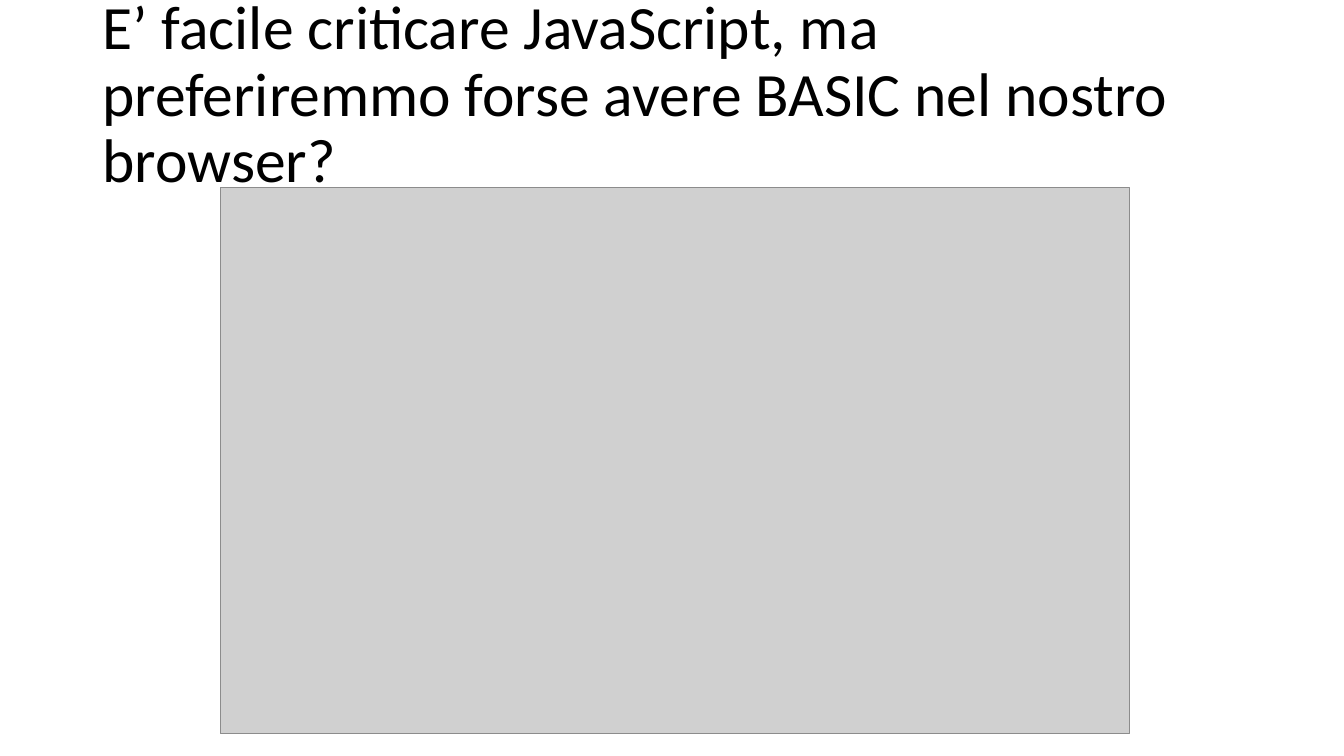
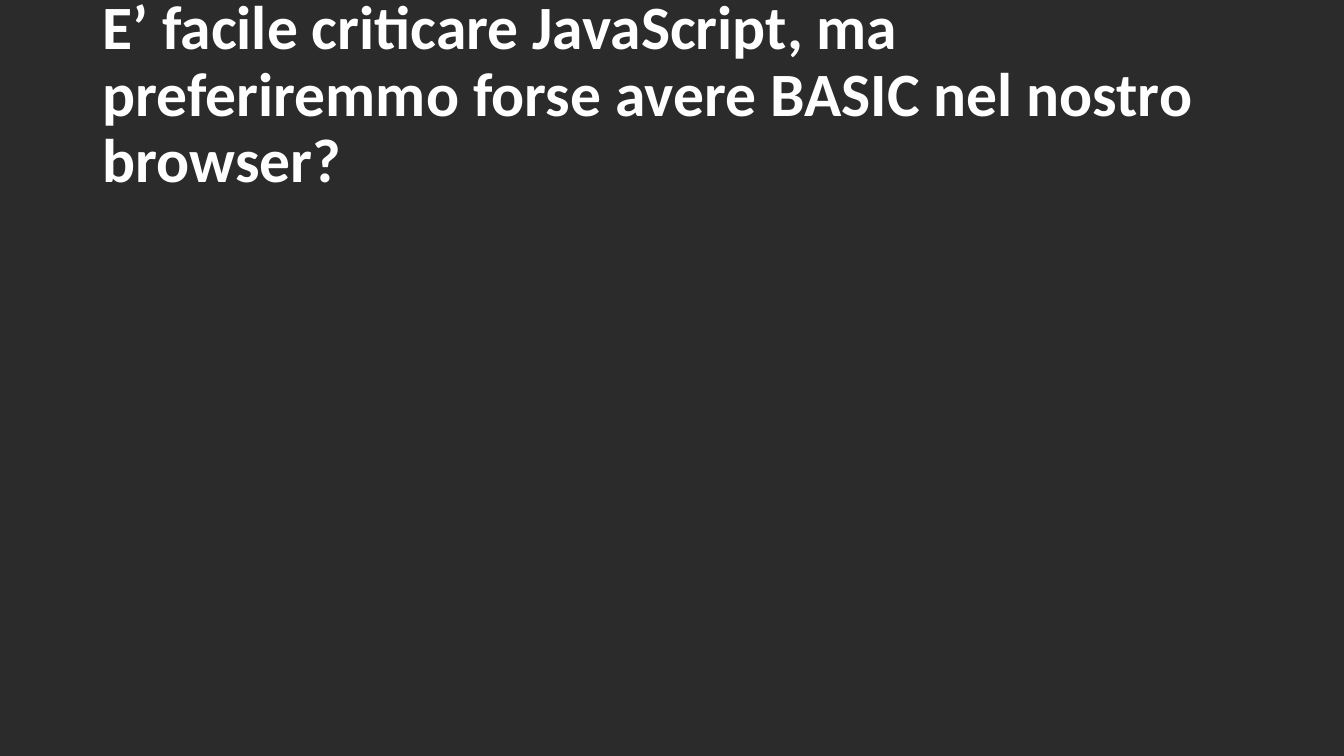
Before and after one commit to Muzietto/funzionale-alla-statale, a slide deck: slide 11 of funzionale-alla-statale.ppt (slide 7 before the commit). Drawn at 1344x756 pixels with LibreOffice and Linux fonts; fonts in the diff are those of the drawing; grey boxes stand for pictures; background and template pictures are left out; a plain dark background stands for a picture behind light text. Boxes give left, top, right and bottom in pixels: in the first picture for what was removed or moved away, otherwise in the second. Text is boxed around its words. In the diff, an @@ line names an element or a change of style, - is before the commit and + after.

```diff
--- a/funzionale-alla-statale.ppt
+++ b/funzionale-alla-statale.ppt
@@ background #FFFFFF to picture (left out) @@
@@ title "E’ facile criticare JavaScript, ma ..." at box(102, 4, 1193, 183): text colour #000000 to #FFFFFF, bold on @@
@@ picture removed at box(220, 187, 1129, 733) @@
```
Also in this commit, not shown: 7 other slides changed, 5 slides added, 14 other files.
